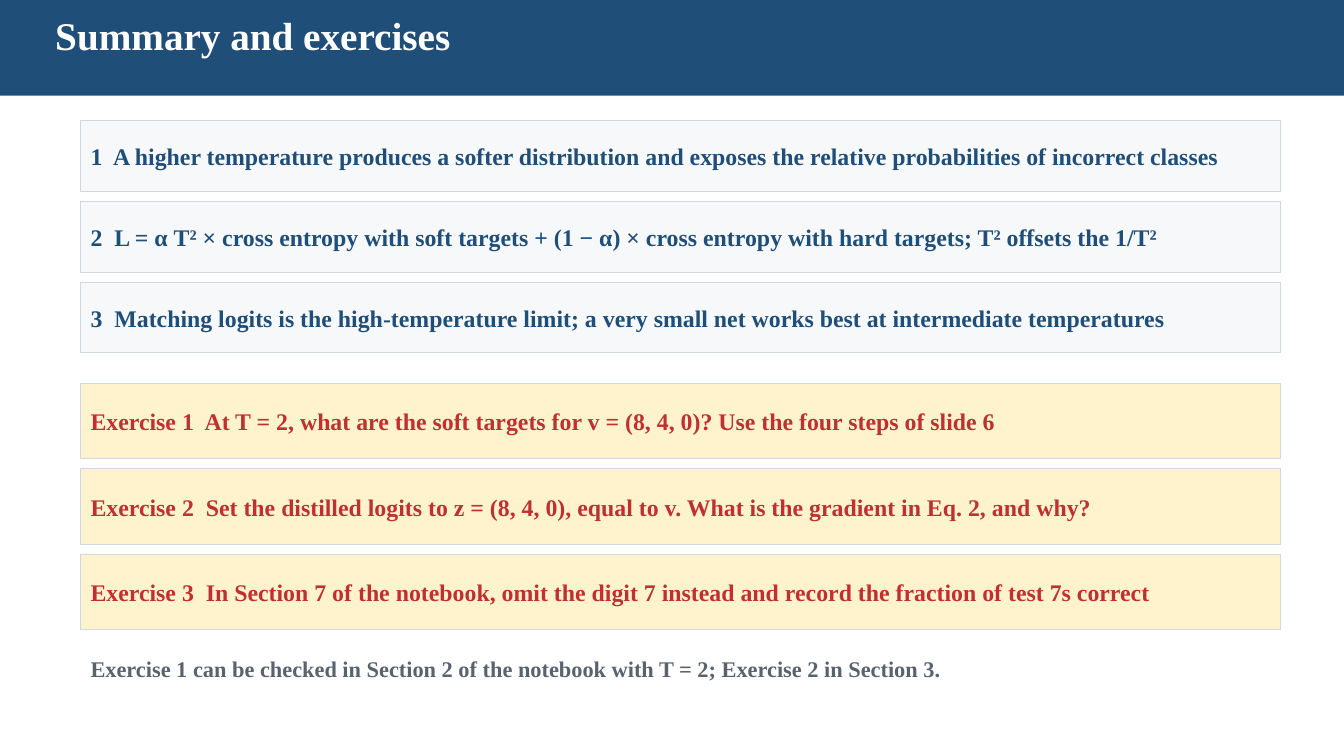
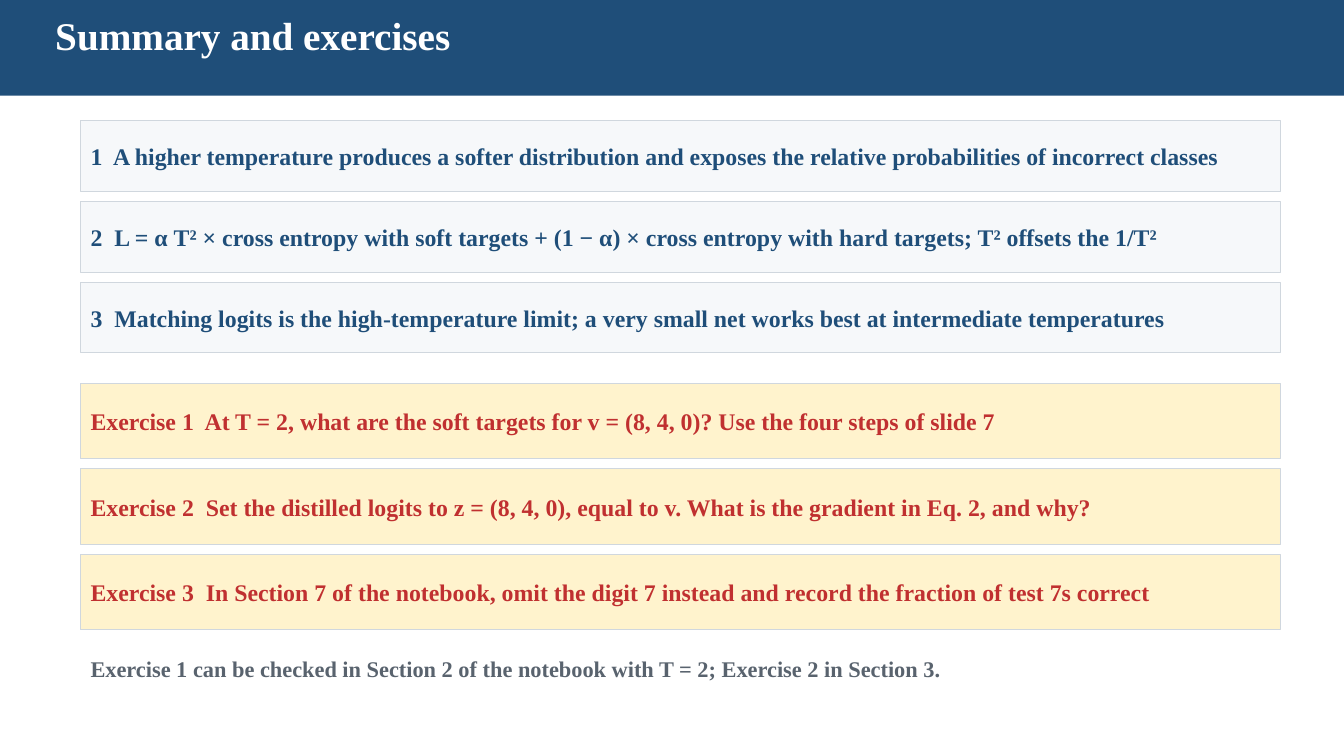
Before and after one commit to pychang-ai/115-1_DLMA, a slide deck: slide 20 of topics/knowledge-distillation/Knowledge_Distillation_slides_EN.pptx (slide 19 before the commit). Drawn at 1344x756 pixels with LibreOffice and Linux fonts; fonts in the diff are those of the drawing. Boxes give left, top, right and bottom in pixels: in the first picture for what was removed or moved away, otherwise in the second. Text is boxed around its words. In the diff, an @@ line names an element or a change of style, - is before the commit and + after.

```diff
--- a/topics/knowledge-distillation/Knowledge_Distillation_slides_EN.pptx
+++ b/topics/knowledge-distillation/Knowledge_Distillation_slides_EN.pptx
@@ text in rectangle at bbox=[91, 413, 995, 435]: text changed @@
-Exercise 1 At T = 2, what are the soft targets for v = (8, 4, 0)? Use the four steps of slide 6
+Exercise 1 At T = 2, what are the soft targets for v = (8, 4, 0)? Use the four steps of slide 7
```
Also in this commit, not shown: 3 other slides changed, 1 slide added, 1 other file.
